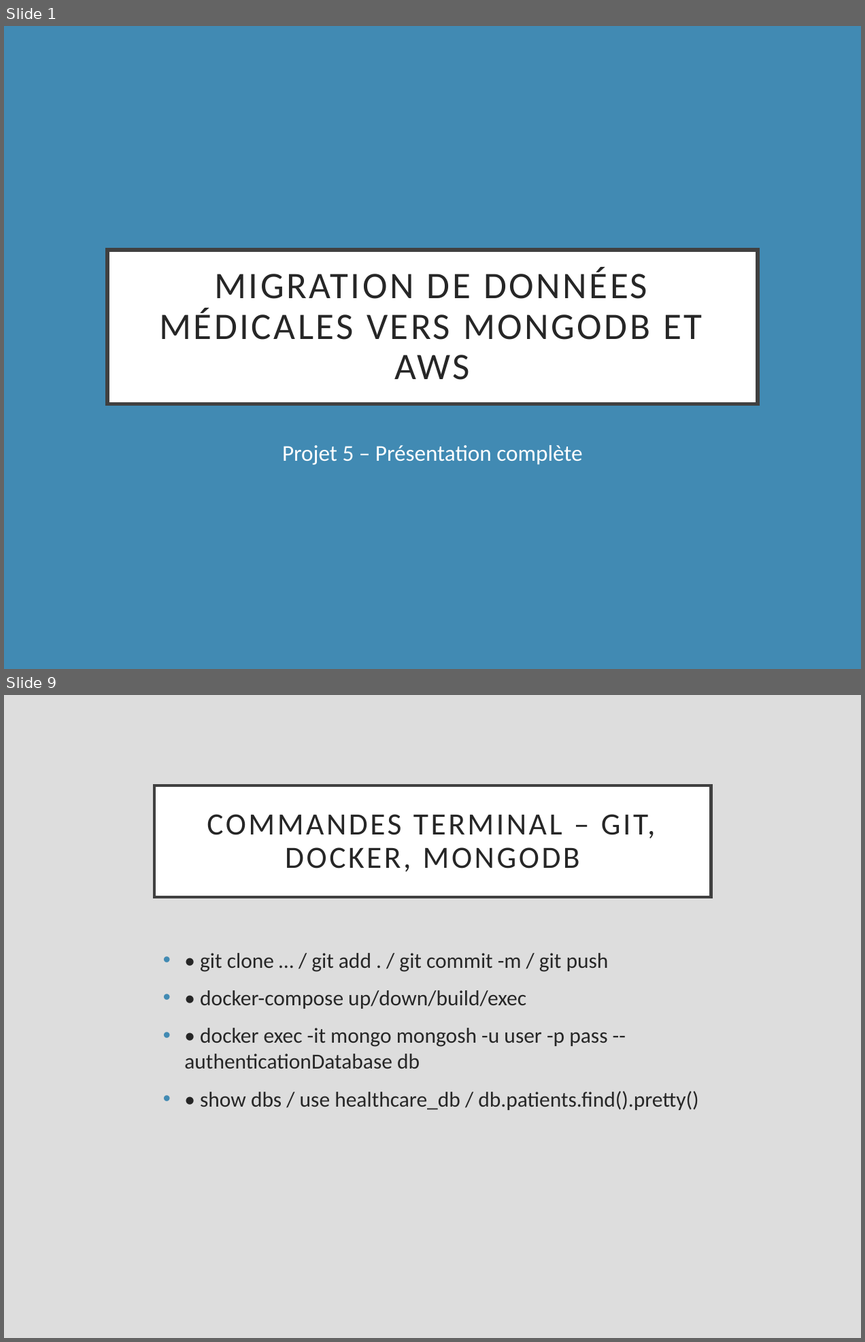
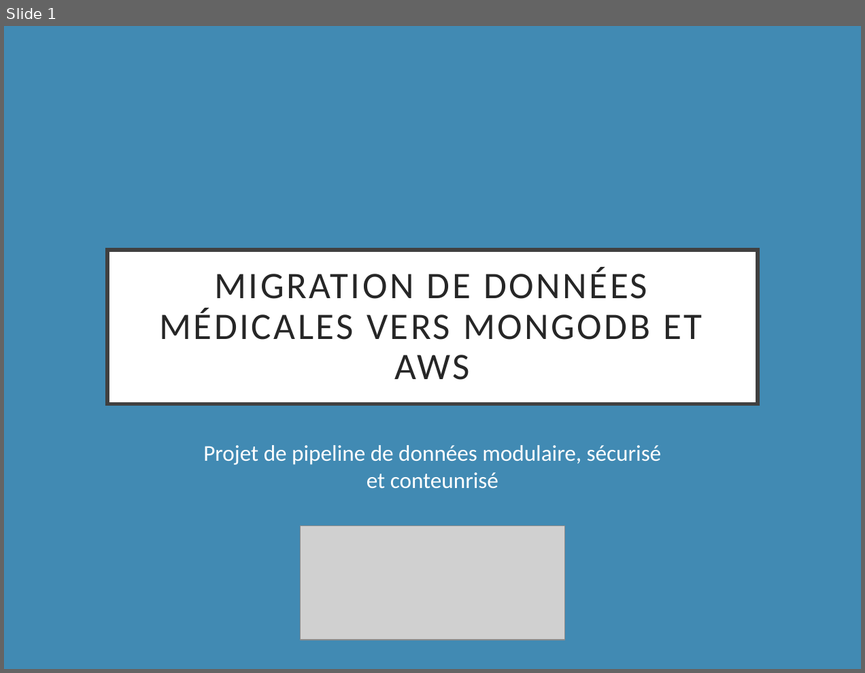
Before and after one commit to alexqtn/projet_5, a slide deck: Presantation.pptx. Shown one above the other, each under a label of ours: slides 1 and 9 before the commit, slide 1 after it; the slides between them are not shown. The pictures are 865x1342 and 865x673 pixels, drawn with LibreOffice and Linux fonts; fonts in the diff are those of the drawing; grey boxes stand for pictures. Boxes give left, top, right and bottom in pixels: in the first picture for what was removed or moved away, otherwise in the second. Text is boxed around its words. In the diff, an @@ line names an element or a change of style, - is before the commit and + after.

```diff
--- a/Presantation.pptx
+++ b/Presantation.pptx
@@ slide 9 removed at box(4, 695, 861, 1338), background #DDDDDD @@
@@ title removed at box(155, 785, 711, 896) @@
-COMMANDES TERMINAL – GIT, DOCKER, MONGODB
@@ text removed at box(184, 953, 698, 1110) @@
-• • git clone … / git add . / git commit -m / git push
-• • docker-compose up/down/build/exec
-• • docker exec -it mongo mongosh -u user -p pass --authenticationDatabase db
-• • show dbs / use healthcare_db / db.patients.find().pretty()
@@ slide 1 changed as well @@
@@ subtitle at box(203, 445, 662, 488): text changed @@
-Projet 5 – Présentation complète
+Projet de pipeline de données modulaire, sécurisé et conteunrisé
@@ picture added at box(300, 526, 564, 639) @@
```
Also in this commit, not shown: 2 other slides changed, 18 slides added, 7 other slides removed, 6 other files.
